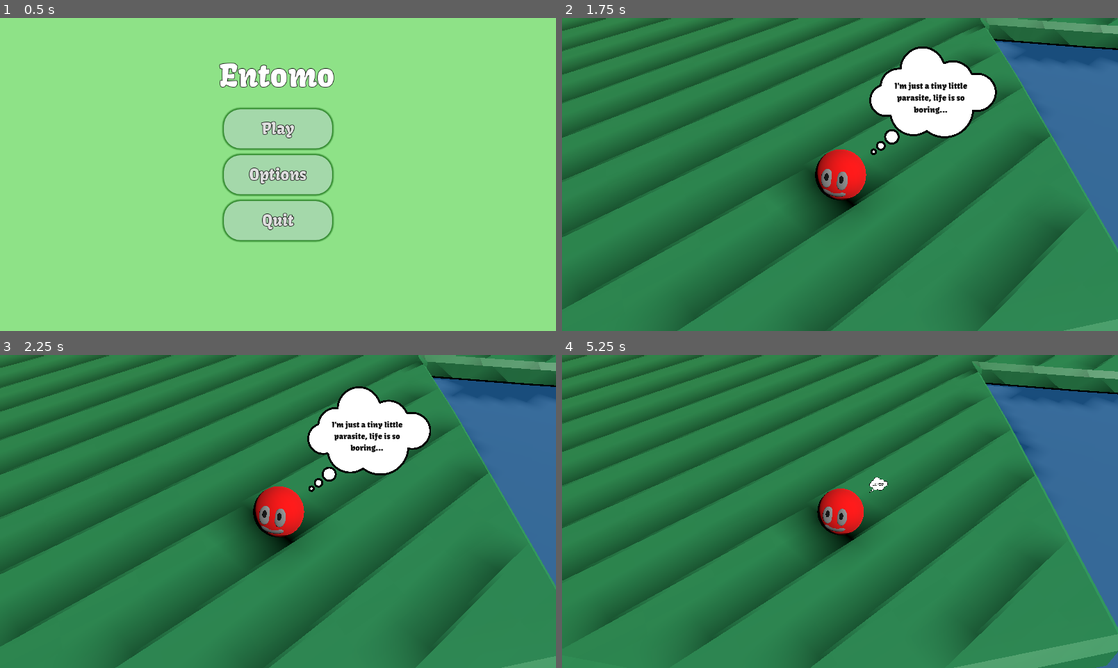
Above: before the commit, frames 1-4 (two rows, left to right).
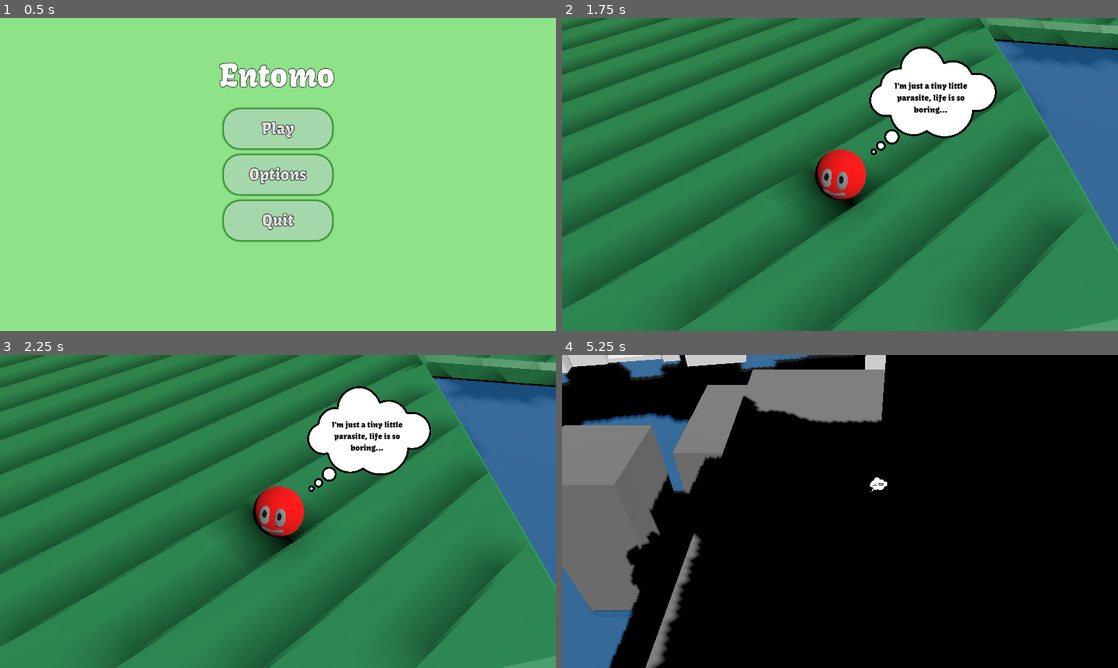
Above: after the commit, the same moments.

Repository: melonboyo/entomo
Game: Godot game, scene res://Scenes/Menus/MainMenu/MainMenu.tscn
The game is run twice, just before and just after one commit, with the same random seed, the same clock (stepped at 60 frames per second) and the same inputs.
Inputs (mouse positions are in pixels of both pictures, inside the frame that each line leads up to):
- Up to frame 1 (0.5 s): no input
- Up to frame 2 (1.75 s): click "Play" at 0.5 s; tap Enter at 1.25 s; move the mouse to (962, 158) at 1.27 s; hold D (move_right) from 1.28 s (still down); tap Q (special_ability) at 1.35 s; click (962, 158) at 1.42 s; tap Space (move_jump) at 1.52 s
- Up to frame 3 (2.25 s): release D (move_right) at 2 s; tap Enter at 2 s; drag from (166, 527) to (250, 574) at 2.02 s
- Up to frame 4 (5.25 s): tap Enter every 0.75 s from 2.75 to 5 s; move the mouse to (895, 442) at 2.77 s; hold D (move_right) 2.78-3.5 s; tap Q (special_ability) at 2.85, 4.55 s; drag from (812, 574) to (673, 464) at 3.52 s; move the mouse to (1006, 558) at 4.27 s; hold A (move_left) 4.28-5 s; tap Alt at 4.35 s; tap Space (move_jump) at 4.52 s; drag from (673, 464) to (756, 433) at 5.02 s

Frame 1 is identical in both runs. In frame 2, 0.1% of the frame differs, in the area x 0-100%, y 0-100%; in frame 3, 0.1%; in frame 4, 100%.

Commit message:
Added Finale Camera Move

Diff:
--- a/Characters/Frog/Frog.gd
+++ b/Characters/Frog/Frog.gd
@@ -78,7 +78,6 @@
 
 # On toggle special ability
 func specialAbilityButtonPressed() -> void:
-	$froggy_v3/AnimationPlayer.play("idle_croak")
 	# If the tongue is out, retract it
 	if(isTongueOut):
 		lerpTongueMesh(tongueCollision.scale.z, 0.1, 0.2)
@@ -89,6 +88,7 @@
 		isTongueOut = false
 	# If close enough, launch the toungue
 	elif(raycast.is_colliding()):
+		$froggy_v3/AnimationPlayer.play("gape")
 		velocity = Vector3()
 		var collisionPoint = raycast.get_collision_point()
 		var distance = collisionPoint.distance_to(raycast.global_position)
@@ -122,6 +122,7 @@
 
 # Quickly extend and retract the tongue mesh
 func quickTongueAnimation(distance, delay):
+	$froggy_v3/AnimationPlayer.play("gape")
 	lerpTongueMesh(0.1, distance, delay)
 	await get_tree().create_timer(delay).timeout
 	lerpTongueMesh(distance, 0.1, delay)
--- a/GameStateManager/GameStateManager.gd
+++ b/GameStateManager/GameStateManager.gd
@@ -6,6 +6,7 @@
 @export var camera: Camera3D = null
 @export var first_flag: Flag
 @export var tutorial_prompt: TutorialPrompt
+@export var final_camera_focus: Node3D
 
 var isInputEnabled = true
 var is_player_alive = true
@@ -99,7 +100,7 @@
 # Zooms out and shows the victory screen
 func ending_reached():
 	isInputEnabled = false
-	zoom_changed.emit(currentPossessedCreature, 20)
+	zoom_changed.emit(final_camera_focus, 80)
 	show_tutorial_prompt("Woah, the world is so beautiful from up here! What an adventure")
 	await(get_tree().create_timer(3).timeout)
 	isInputEnabled = true
--- a/Scenes/Levels/level1.tscn
+++ b/Scenes/Levels/level1.tscn
@@ -56,11 +56,12 @@
 [node name="Node3D" type="Node3D"]
 transform = Transform3D(1.01827, 0, 0, 0, 1.01827, 0, 0, 0, 1.01827, 0, 0, 0)
 
-[node name="GameStateManager" parent="." node_paths=PackedStringArray("currentPossessedCreature", "camera", "first_flag", "tutorial_prompt") instance=ExtResource("2_cqo16")]
-currentPossessedCreature = NodePath("../Parasite")
+[node name="GameStateManager" parent="." node_paths=PackedStringArray("currentPossessedCreature", "camera", "first_flag", "tutorial_prompt", "final_camera_focus") instance=ExtResource("2_cqo16")]
+currentPossessedCreature = NodePath("../Frog")
 camera = NodePath("../CameraRoot/RotationRoot/Camera3D")
 first_flag = NodePath("../Blockout/Flags/Flag1")
 tutorial_prompt = NodePath("../TutorialPrompt")
+final_camera_focus = NodePath("../FinalCameraFocus")
 
 [node name="DirectionalLight3D" type="DirectionalLight3D" parent="."]
 transform = Transform3D(0.998626, 0.0130417, -0.050757, 0.0284047, 0.67923, 0.733376, 0.0440401, -0.73381, 0.677926, -0.00180054, 10.4981, 31.7402)
@@ -76,11 +77,11 @@
 game_state_manager = NodePath("../GameStateManager")
 
 [node name="Pillbug" parent="." node_paths=PackedStringArray("game_state_manager") instance=ExtResource("4_gd3qd")]
-transform = Transform3D(1, 0, 0, 0, 1, 0, 0, 0, 1, 181.472, 33.4764, -40.3559)
+transform = Transform3D(1, 0, 0, 0, 1, 0, 0, 0, 1, 196.531, 27.5557, -28.9992)
 game_state_manager = NodePath("../GameStateManager")
 
 [node name="Frog" parent="." node_paths=PackedStringArray("game_state_manager") instance=ExtResource("8_slu6r")]
-transform = Transform3D(-0.960325, 0, -0.205473, 0, 0.982059, 0, 0.205473, 0, -0.960325, -6.75468, 49.0556, 134.654)
+transform = Transform3D(-0.960326, 0, -0.205473, 0, 0.982059, 0, 0.205473, 0, -0.960326, 456.606, 452.471, -182.708)
 game_state_manager = NodePath("../GameStateManager")
 
 [node name="CameraRoot" type="Node3D" parent="." node_paths=PackedStringArray("camera", "game_state_manager", "focus")]
@@ -325,7 +326,7 @@
 gameState = NodePath("../../../../GameStateManager")
 
 [node name="Dragonfly7" parent="Blockout/Stage2/Dragonflies" node_paths=PackedStringArray("frog", "gameState") instance=ExtResource("10_f6exh")]
-transform = Transform3D(-0.446982, 0.000278279, -0.894521, -2.26312e-05, 1, 0.000322389, 0.894521, 0.000164353, -0.446982, -331.561, -0.00251175, 146.442)
+transform = Transform3D(-0.446982, 0.000278279, -0.894521, -2.26312e-05, 0.999999, 0.000322389, 0.894521, 0.000164353, -0.446982, -331.561, -0.00251175, 146.442)
 progress = 650.0
 frogPoint = 840.0
 frog = NodePath("../../../../Frog")
@@ -346,7 +347,7 @@
 gameState = NodePath("../../../../GameStateManager")
 
 [node name="Dragonfly10" parent="Blockout/Stage2/Dragonflies" node_paths=PackedStringArray("frog", "gameState") instance=ExtResource("10_f6exh")]
-transform = Transform3D(0.0122053, 0.189495, -0.981782, 0.0836178, 0.978246, 0.189843, 0.996399, -0.0844157, -0.00390537, -201.664, -6.09315, 96.7529)
+transform = Transform3D(0.0122053, 0.189495, -0.981782, 0.0836178, 0.978246, 0.189843, 0.996398, -0.0844157, -0.00390537, -201.664, -6.09315, 96.7529)
 progress = 800.0
 frogPoint = 840.0
 frog = NodePath("../../../../Frog")
@@ -446,16 +447,16 @@
 transform = Transform3D(45.3578, 0, 41.3073, 0, 216.115, 0, -45.3578, 0, 41.3073, 314.064, 115.864, -561.43)
 
 [node name="StaticBody3D18" parent="Blockout/Stage3" instance=ExtResource("14_wvx2g")]
-transform = Transform3D(65.3102, 0, 59.478, 0, 229.005, 0, -65.3102, 0, 59.478, 359.841, 56.9495, -760.517)
+transform = Transform3D(65.3102, 0, 59.478, 0, 229.005, 0, -65.3102, 0, 59.478, 485.201, 56.9495, -552.625)
 
 [node name="StaticBody3D19" parent="Blockout/Stage3" instance=ExtResource("14_wvx2g")]
-transform = Transform3D(65.3102, 0, 59.478, 0, 65.8826, 0, -65.3102, 0, 59.478, 262.443, 208.005, -848.061)
+transform = Transform3D(65.3102, 0, 59.478, 0, 243.426, 0, -65.3102, 0, 59.478, 563.872, 115.801, -399.951)
 
 [node name="StaticBody3D21" parent="Blockout/Stage3" instance=ExtResource("14_wvx2g")]
-transform = Transform3D(65.3102, 0, 59.478, 0, 65.8826, 0, -65.3102, 0, 59.478, 374.934, 351.577, -901.92)
+transform = Transform3D(65.3102, 0, 59.478, 0, 65.8826, 0, -65.3102, 0, 59.478, 474.282, 351.577, -154.6)
 
 [node name="StaticBody3D20" parent="Blockout/Stage3" instance=ExtResource("14_wvx2g")]
-transform = Transform3D(135.668, 0, 123.553, 0, 342.814, 0, -135.668, 0, 123.553, 374.313, 144.401, -930.903)
+transform = Transform3D(135.668, 0, 123.553, 0, 342.814, 0, -135.668, 0, 123.553, 501.891, 144.401, -176.876)
 
 [node name="MovableStone" parent="Blockout/Stage3" instance=ExtResource("12_w08rn")]
 transform = Transform3D(44.7879, 0, 47.6977, 0, 81.5052, 0, -44.7879, 0, 47.6977, 308.465, 284.613, -560.938)
@@ -488,8 +489,8 @@
 game_state_manager = NodePath("../../../GameStateManager")
 
 [node name="Flag4" parent="Blockout/Flags" node_paths=PackedStringArray("game_state_manager") instance=ExtResource("15_3xa5f")]
-transform = Transform3D(5.29109, 0, -3.05481, 0, 6.10963, 0, 3.05481, 0, 5.29109, 380.592, 392.373, -900.237)
-zoom_size = 5
+transform = Transform3D(5.29109, 0, -3.05481, 0, 6.10963, 0, 3.05481, 0, 5.29109, 471.509, 391.529, -137.838)
+zoom_size = 3
 focus_move_speed = 2.0
 game_state_manager = NodePath("../../../GameStateManager")
 
@@ -498,4 +499,7 @@
 [node name="PauseMenu" parent="." node_paths=PackedStringArray("game_manager") instance=ExtResource("11_c6575")]
 game_manager = NodePath("../GameStateManager")
 
+[node name="FinalCameraFocus" type="Node3D" parent="."]
+transform = Transform3D(1, 0, 0, 0, 1, 0, 0, 0, 1, -243.373, 642.311, 343.335)
+
 [connection signal="zoom_changed" from="GameStateManager" to="CameraRoot" method="_on_game_state_manager_zoom_changed"]
